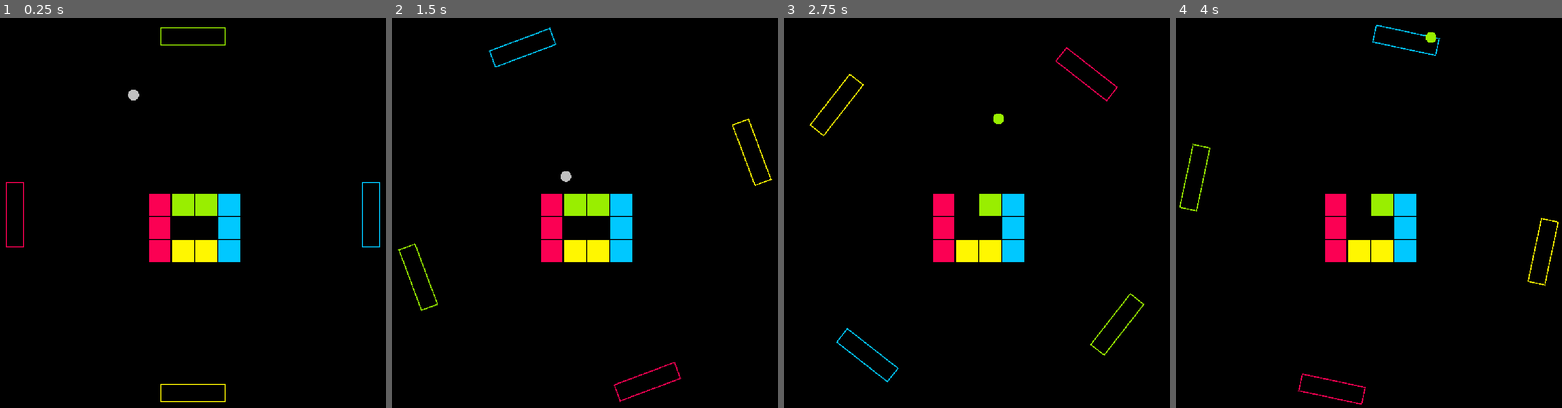
Above: before the commit, frames 1-4 (left to right).
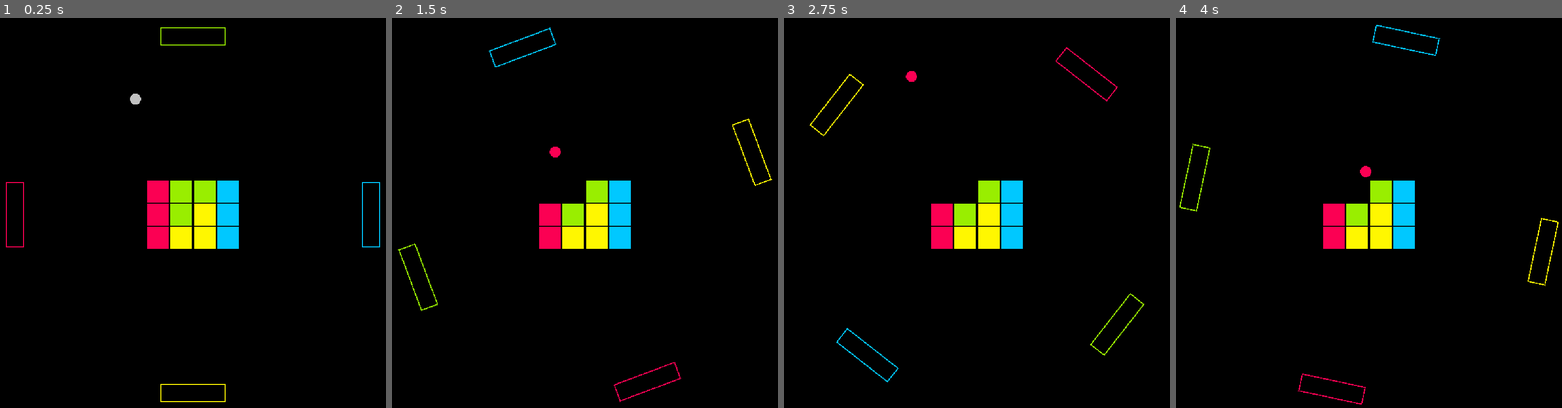
Above: after the commit, the same moments.

Repository: ericvennemeyer/maxxout
Game: Godot game, scene res://game.tscn
Same seed, same stepped clock (60 frames per second), same inputs: the game is played once before the commit and once after it.
Inputs:
- Up to frame 1 (0.25 s): no input
- Up to frame 2 (1.5 s): hold D (rotate_right) 0.53-1.28 s; hold A (rotate_left) from 1.28 s (still down)
- Up to frame 3 (2.75 s): release A (rotate_left) at 2.03 s; hold D (rotate_right) from 2.03 s (still down)
- Up to frame 4 (4 s): release D (rotate_right) at 3.53 s; hold A (rotate_left) from 3.53 s (still down)

The runs differ from the first frame. In frame 1, 2.9% of the frame differs, in the area x 33-63%, y 18-63%; in frame 2, 2.8%; in frame 3, 2.8%; in frame 4, 2.8%.

Commit message:
Adjust block positions in Level and center Level to viewport in Game.

Diff:
--- a/game.gd
+++ b/game.gd
@@ -7,6 +7,7 @@
 
 @onready var camera_2d: Camera2D = $Camera2D
 # This is the collision shape I'm using to define possible starting positions for the ball:
+@onready var level: Node2D = $Level
 @onready var circle_shape: CollisionShape2D = $BallStartZone/CircleShape
 
 
@@ -19,6 +20,7 @@
 	viewport_center = viewport_size / 2
 
 	camera_2d.global_position = viewport_center
+	level.global_position = viewport_center
 	circle_shape.global_position = viewport_center
 
 	var circle_center: Vector2 = circle_shape.position
--- a/global.tscn
+++ b/global.tscn
@@ -4,6 +4,6 @@
 
 [node name="Global" type="Node"]
 script = ExtResource("1_6q3x5")
-ball_speed = 200.0
+ball_speed = 250.0
 max_paddle_speed = 75.0
 paddle_acceleration = 10.0
--- a/level.tscn
+++ b/level.tscn
@@ -5,38 +5,46 @@
 [node name="Level" type="Node2D"]
 
 [node name="RedBlock" parent="." instance=ExtResource("1_u52ul")]
-position = Vector2(448, 448)
+position = Vector2(-96, -64)
 
 [node name="RedBlock2" parent="." instance=ExtResource("1_u52ul")]
-position = Vector2(448, 512)
+position = Vector2(-96, 0)
 
 [node name="RedBlock3" parent="." instance=ExtResource("1_u52ul")]
-position = Vector2(448, 576)
+position = Vector2(-96, 64)
+
+[node name="GreenBlock" parent="." instance=ExtResource("1_u52ul")]
+position = Vector2(-32, -64)
+block_color = 1
 
 [node name="GreenBlock2" parent="." instance=ExtResource("1_u52ul")]
-position = Vector2(512, 448)
+position = Vector2(-32, 0)
 block_color = 1
 
 [node name="GreenBlock3" parent="." instance=ExtResource("1_u52ul")]
-position = Vector2(576, 448)
+position = Vector2(32, -64)
 block_color = 1
 
 [node name="BlueBlock" parent="." instance=ExtResource("1_u52ul")]
-position = Vector2(640, 448)
+position = Vector2(96, -64)
 block_color = 2
 
 [node name="BlueBlock2" parent="." instance=ExtResource("1_u52ul")]
-position = Vector2(640, 512)
+position = Vector2(96, 0)
 block_color = 2
 
 [node name="BlueBlock3" parent="." instance=ExtResource("1_u52ul")]
-position = Vector2(640, 576)
+position = Vector2(96, 64)
 block_color = 2
 
 [node name="YellowBlock" parent="." instance=ExtResource("1_u52ul")]
-position = Vector2(576, 576)
+position = Vector2(32, 64)
 block_color = 3
 
 [node name="YellowBlock2" parent="." instance=ExtResource("1_u52ul")]
-position = Vector2(512, 576)
+position = Vector2(-32, 64)
 block_color = 3
+
+[node name="YellowBlock3" parent="." instance=ExtResource("1_u52ul")]
+position = Vector2(32, 0)
+block_color = 3
